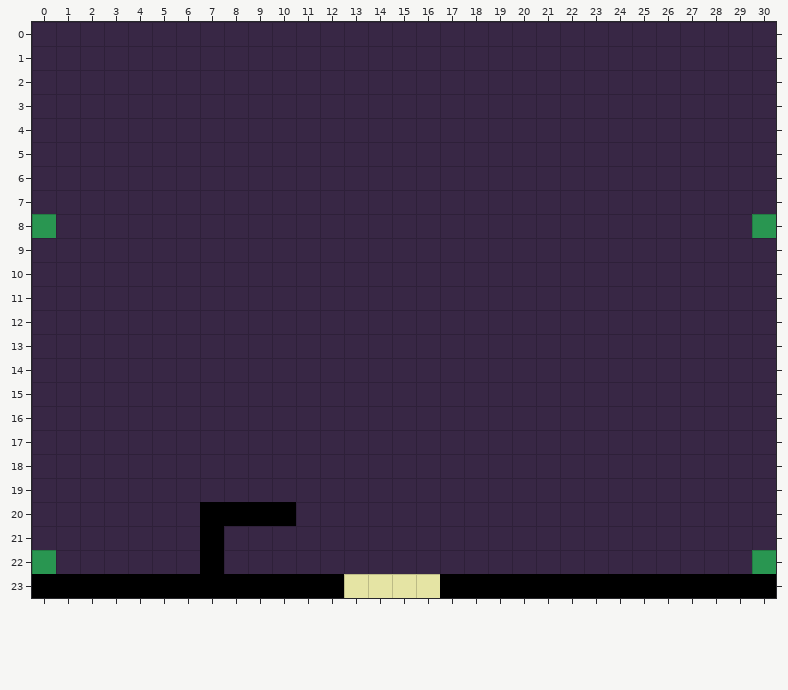
One commit to this Tiled map (JSON): assets/maps/map9.json. Above is the file before it was changed.
Cells are 32x32 px. Shown: x 0..30, y 0..23.
Once edited:
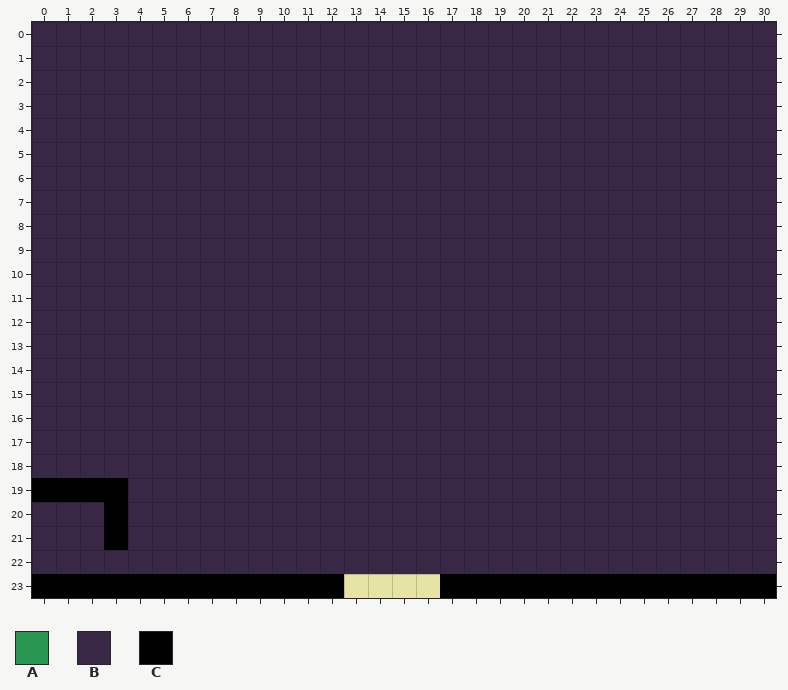
Key: from "tileset": A 20, B 33, C 37.
_ is an empty cell.
From old to new:
Layer "BackgroundLayer":
Tile A gives way to tile B in row 8 at x 0 and 30; in row 22 at x 0 and 30.
Tile C gives way to tile B in row 20 at x 10.
The edit adds tile B in row 20 at x 7 to 9; in rows 21 to 22 at x 7.
Layer "ForegroundLayer":
The edit adds tile C in row 19 at x 0 to 3; in rows 20 to 21 at x 3.
Tile C is removed in row 20 at x 7 to 9; in rows 21 to 22 at x 7.
